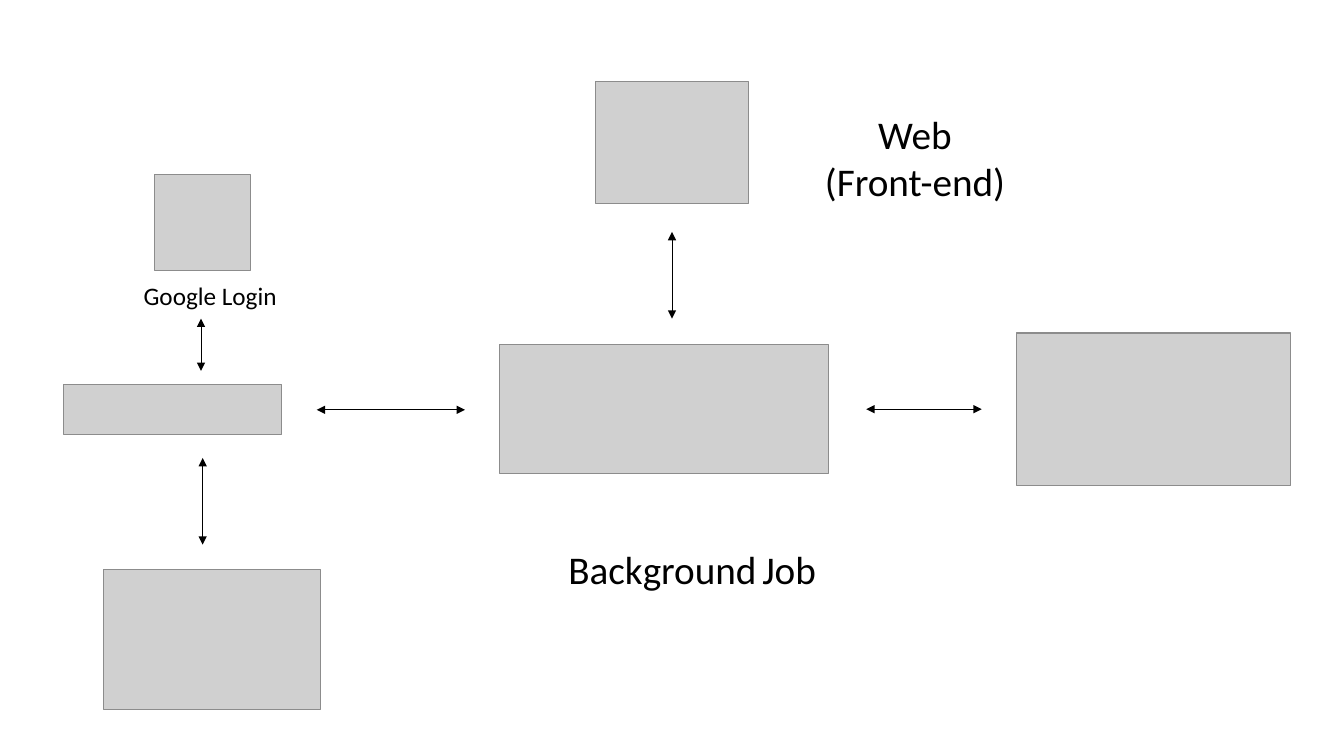
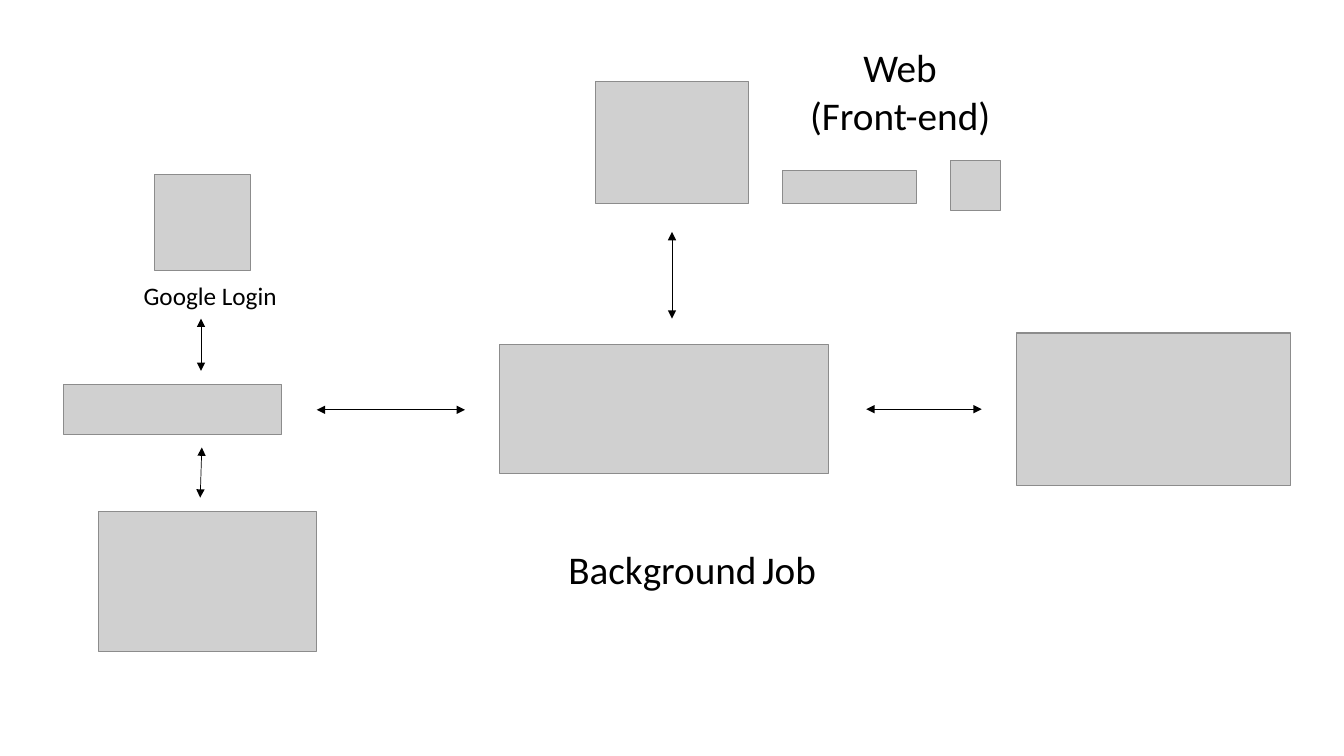
Before and after one commit to saipraveenkondapalli/portfolio, a slide deck: slide 1 of Presentation1.pptx. Drawn at 1344x756 pixels with LibreOffice and Linux fonts; fonts in the diff are those of the drawing; grey boxes stand for pictures. Boxes give left, top, right and bottom in pixels: in the first picture for what was removed or moved away, otherwise in the second. Text is boxed around its words. In the diff, an @@ line names an element or a change of style, - is before the commit and + after.

```diff
--- a/Presentation1.pptx
+++ b/Presentation1.pptx
@@ text "Web" moved from (x1=825, y1=121, x2=1005, y2=202) to (x1=810, y1=54, x2=990, y2=135) @@
@@ picture added at (x1=782, y1=170, x2=917, y2=204) @@
@@ picture added at (x1=951, y1=160, x2=1000, y2=210) @@
@@ double arrow moved from (203, 458) - (203, 544) to (202, 448) - (201, 498) @@
@@ picture moved from (x1=103, y1=570, x2=321, y2=709) to (x1=99, y1=511, x2=317, y2=650) @@
```
Also in this commit, not shown: 1 slide added, 3 other files.
